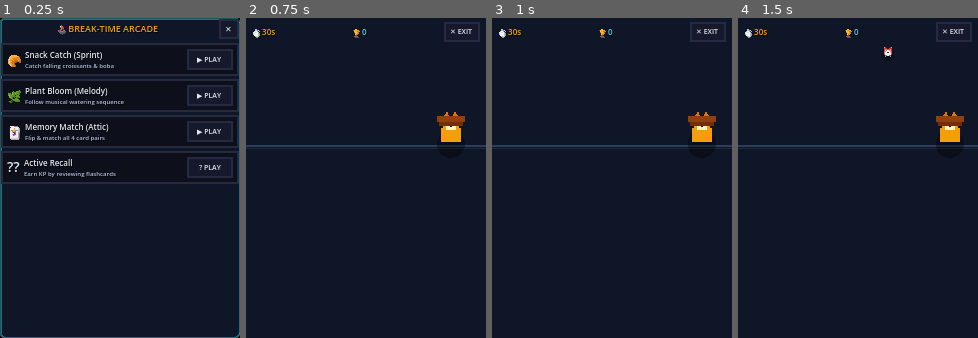
Above: before the commit, frames 1-4 (left to right).
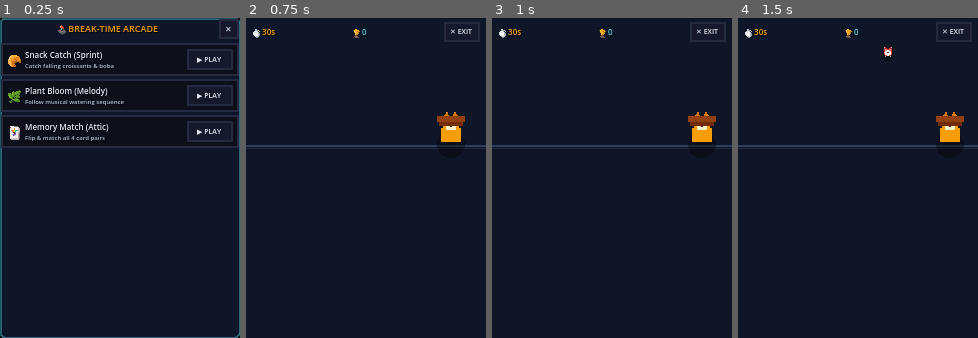
Above: after the commit, the same moments.

Repository: Unlighted01/Kronos
Game: Godot game, scene res://scenes/minigames/MinigameHub.tscn
The game is run twice, just before and just after one commit, with the same random seed, the same clock (stepped at 60 frames per second) and the same inputs. This scene is started directly instead of the project's main scene.
Inputs (mouse positions are in pixels of both pictures, inside the frame that each line leads up to):
- Up to frame 1 (0.25 s): no input
- Up to frame 2 (0.75 s): click "▶ PLAY" at 0.5 s
- Up to frame 3 (1 s): no input
- Up to frame 4 (1.5 s): tap Enter at 1.25 s; move the mouse to (910, 162) at 1.27 s; hold Right (ui_right) from 1.28 s (still down); tap 1 at 1.35 s; click (910, 162) at 1.42 s

The runs differ from the first frame. In frame 1, 2.4% of the frame differs, in the area x 0-100%, y 41-52%; in frame 2, nothing differs; in frame 3, nothing differs; in frame 4, nothing differs.

Commit message:
refactor(study): separate flashcard study drills from break arcade hub and add dedicated drill launcher in Study Deck tab

Diff:
--- a/kronos-godot/scenes/minigames/MinigameHub.gd
+++ b/kronos-godot/scenes/minigames/MinigameHub.gd
@@ -13,7 +13,6 @@
 @onready var play_snack_btn: Button = $Panel/VBox/GamesVBox/SnackCatchRow/HBox/PlayButton
 @onready var play_plant_btn: Button = $Panel/VBox/GamesVBox/PlantBloomRow/HBox/PlayButton
 @onready var play_memory_btn: Button = $Panel/VBox/GamesVBox/MemoryMatchRow/HBox/PlayButton
-@onready var play_flashcard_btn: Button = $Panel/VBox/GamesVBox/FlashcardRow/HBox/PlayButton
 
 # ==============================================================================
 # ⚙️ LIFECYCLE
@@ -27,8 +26,6 @@
 		play_plant_btn.pressed.connect(func(): _launch_game("res://scenes/minigames/PlantBloomGame.tscn"))
 	if play_memory_btn:
 		play_memory_btn.pressed.connect(func(): _launch_game("res://scenes/minigames/MemoryMatchGame.tscn"))
-	if play_flashcard_btn:
-		play_flashcard_btn.pressed.connect(func(): _launch_game("res://scenes/minigames/FlashcardEngine.tscn"))
 
 func _launch_game(scene_path: String) -> void:
 	if AudioManager:
--- a/kronos-godot/scenes/minigames/MinigameHub.tscn
+++ b/kronos-godot/scenes/minigames/MinigameHub.tscn
@@ -170,39 +170,3 @@
 layout_mode = 2
 theme_override_font_sizes/font_size = 7
 text = "▶ PLAY"
-
-[node name="FlashcardRow" type="PanelContainer" parent="Panel/VBox/GamesVBox"]
-custom_minimum_size = Vector2(0, 30)
-layout_mode = 2
-
-[node name="HBox" type="HBoxContainer" parent="Panel/VBox/GamesVBox/FlashcardRow"]
-layout_mode = 2
-theme_override_constants/separation = 4
-
-[node name="Icon" type="Label" parent="Panel/VBox/GamesVBox/FlashcardRow/HBox"]
-layout_mode = 2
-theme_override_font_sizes/font_size = 14
-text = "??"
-
-[node name="InfoVBox" type="VBoxContainer" parent="Panel/VBox/GamesVBox/FlashcardRow/HBox"]
-layout_mode = 2
-size_flags_horizontal = 3
-theme_override_constants/separation = 0
-alignment = 1
-
-[node name="Name" type="Label" parent="Panel/VBox/GamesVBox/FlashcardRow/HBox/InfoVBox"]
-layout_mode = 2
-theme_override_font_sizes/font_size = 8
-text = "Active Recall"
-
-[node name="Desc" type="Label" parent="Panel/VBox/GamesVBox/FlashcardRow/HBox/InfoVBox"]
-layout_mode = 2
-theme_override_colors/font_color = Color(0.7, 0.75, 0.85, 1)
-theme_override_font_sizes/font_size = 6
-text = "Earn KP by reviewing flashcards"
-
-[node name="PlayButton" type="Button" parent="Panel/VBox/GamesVBox/FlashcardRow/HBox"]
-custom_minimum_size = Vector2(46, 20)
-layout_mode = 2
-theme_override_font_sizes/font_size = 7
-text = "? PLAY"
--- a/kronos-godot/scenes/panels/RightPanel.gd
+++ b/kronos-godot/scenes/panels/RightPanel.gd
@@ -62,6 +62,7 @@
 # Study Deck References
 @onready var deck_count_badge: Label = $VBox/TabContainer/DECK/ScrollContainer/DeckVBox/HeaderCard/HBox/CountBadge
 @onready var deck_kp_badge: Label = $VBox/TabContainer/DECK/ScrollContainer/DeckVBox/HeaderCard/HBox/KpBadge
+@onready var deck_start_drill_btn: Button = $VBox/TabContainer/DECK/ScrollContainer/DeckVBox/StartDrillBtn
 @onready var deck_q_input: LineEdit = $VBox/TabContainer/DECK/ScrollContainer/DeckVBox/AddCardPanel/VBox/QuestionInput
 @onready var deck_a_input: LineEdit = $VBox/TabContainer/DECK/ScrollContainer/DeckVBox/AddCardPanel/VBox/AnswerInput
 @onready var deck_subject_input: LineEdit = $VBox/TabContainer/DECK/ScrollContainer/DeckVBox/AddCardPanel/VBox/SubjectInput
@@ -168,7 +169,8 @@
 		dtr_delete_btn.pressed.connect(_on_dtr_modal_delete)
 	if dtr_cancel_btn:
 		dtr_cancel_btn.pressed.connect(func(): dtr_modal.hide())
-
+	if deck_start_drill_btn:
+		deck_start_drill_btn.pressed.connect(_on_start_study_drill_pressed)
 	if deck_add_btn:
 		deck_add_btn.pressed.connect(_on_add_card_pressed)
 
@@ -951,6 +953,27 @@
 		if NotificationManager:
 			NotificationManager.show_toast("Flashcard Added! 📚✨", NotificationManager.ToastType.SUCCESS)
 
+func _on_start_study_drill_pressed() -> void:
+	if AudioManager:
+		AudioManager.play_sfx("click")
+
+	var win_ctrl: WindowController = _find_window_controller()
+	if not win_ctrl or not win_ctrl.pet_slot:
+		return
+
+	# Close existing modal if open
+	for m_name in ["FlashcardEngine", "MinigameHub", "SnackCatchGame", "PlantBloomGame", "MemoryMatchGame"]:
+		if win_ctrl.pet_slot.has_node(m_name):
+			win_ctrl.pet_slot.get_node(m_name).queue_free()
+
+	var scene = load("res://scenes/minigames/FlashcardEngine.tscn")
+	if scene:
+		var flashcard_instance: Control = scene.instantiate()
+		flashcard_instance.name = "FlashcardEngine"
+		flashcard_instance.custom_minimum_size = Vector2(236, 140)
+		flashcard_instance.set_anchors_and_offsets_preset(Control.PRESET_FULL_RECT)
+		win_ctrl.pet_slot.add_child(flashcard_instance)
+
 func _find_window_controller() -> WindowController:
 	var cur: Node = get_parent()
 	while cur:
--- a/kronos-godot/scenes/panels/RightPanel.tscn
+++ b/kronos-godot/scenes/panels/RightPanel.tscn
@@ -371,6 +371,13 @@
 theme_override_font_sizes/font_size = 8
 text = "⭐ 0 KP"
 
+[node name="StartDrillBtn" type="Button" parent="VBox/TabContainer/DECK/ScrollContainer/DeckVBox"]
+custom_minimum_size = Vector2(0, 24)
+layout_mode = 2
+theme_override_colors/font_color = Color(0.31, 0.82, 0.91, 1)
+theme_override_font_sizes/font_size = 8
+text = "▶ START STUDY DRILL (ACTIVE RECALL)"
+
 [node name="AddCardPanel" type="PanelContainer" parent="VBox/TabContainer/DECK/ScrollContainer/DeckVBox"]
 layout_mode = 2
 
